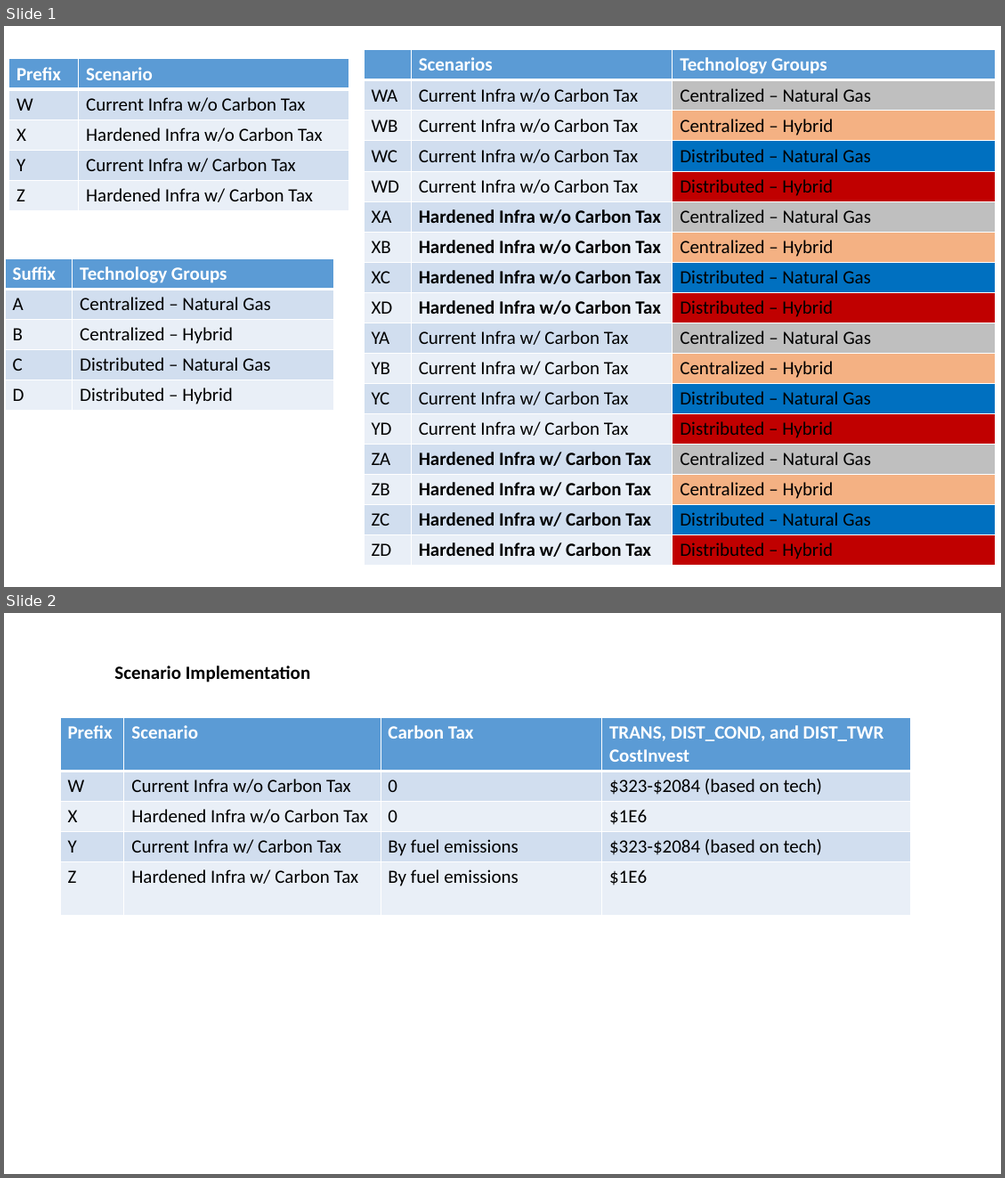
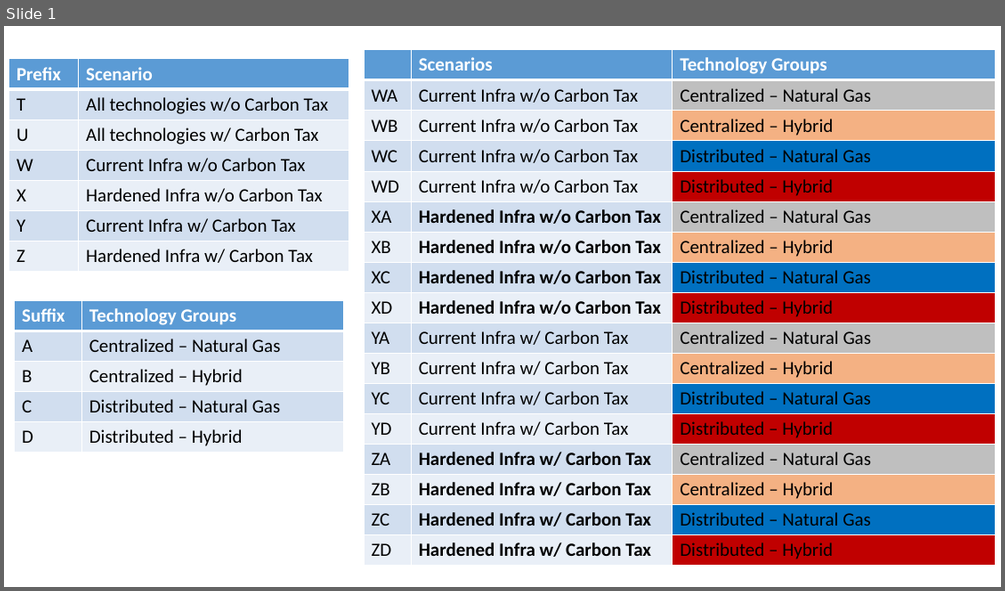
Before and after one commit to EnergyModels/temoatools, a slide deck: examples/puerto_rico_stoch/data/scenario_overview.pptx. Shown one above the other, each under a label of ours: slides 1 and 2 before the commit, slide 1 after it. The pictures are 1005x1178 and 1005x591 pixels, drawn with LibreOffice and Linux fonts; fonts in the diff are those of the drawing. Boxes give left, top, right and bottom in pixels: in the first picture for what was removed or moved away, otherwise in the second. Text is boxed around its words. In the diff, an @@ line names an element or a change of style, - is before the commit and + after.

```diff
--- a/examples/puerto_rico_stoch/data/scenario_overview.pptx
+++ b/examples/puerto_rico_stoch/data/scenario_overview.pptx
@@ slide 2 removed at bbox=[4, 613, 1001, 1174], background #FFFFFF @@
@@ text removed at bbox=[114, 666, 310, 682] @@
-Scenario Implementation
@@ table removed at bbox=[60, 718, 911, 914], 5 rows, 4 columns @@
-Prefix | Scenario | Carbon Tax | TRANS, DIST_COND, and DIST_TWR CostInvest
-W | Current Infra w/o Carbon Tax | 0 | $323-$2084 (based on tech)
-X | Hardened Infra w/o Carbon Tax | 0 | $1E6
-Y | Current Infra w/ Carbon Tax | By fuel emissions | $323-$2084 (based on tech)
-Z | Hardened Infra w/ Carbon Tax | By fuel emissions | $1E6
@@ slide 1 changed as well @@
@@ table at bbox=[9, 59, 348, 272] @@
+row 2: T | All technologies w/o Carbon Tax
+row 3: U | All technologies w/ Carbon Tax
@@ table: place and size @@
-table at bbox=[5, 258, 334, 410]
+table at bbox=[15, 300, 343, 452]
```
Also in this commit, not shown: 2 other files.
